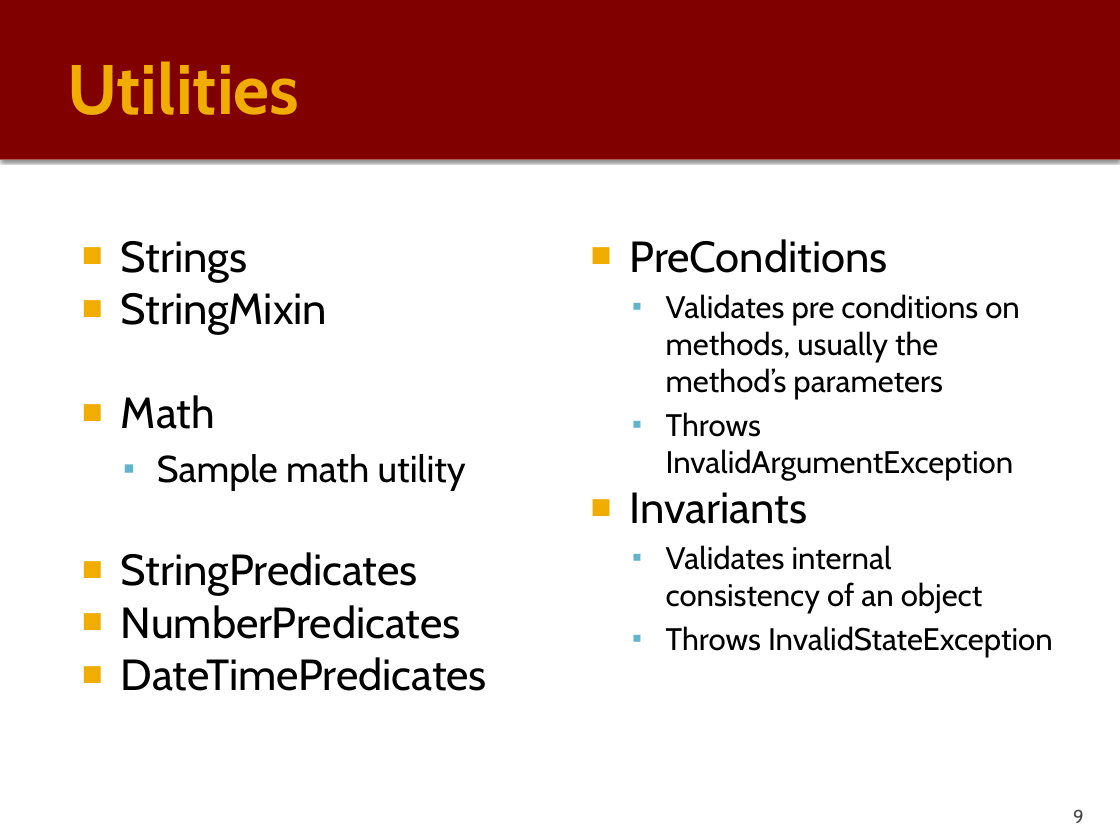
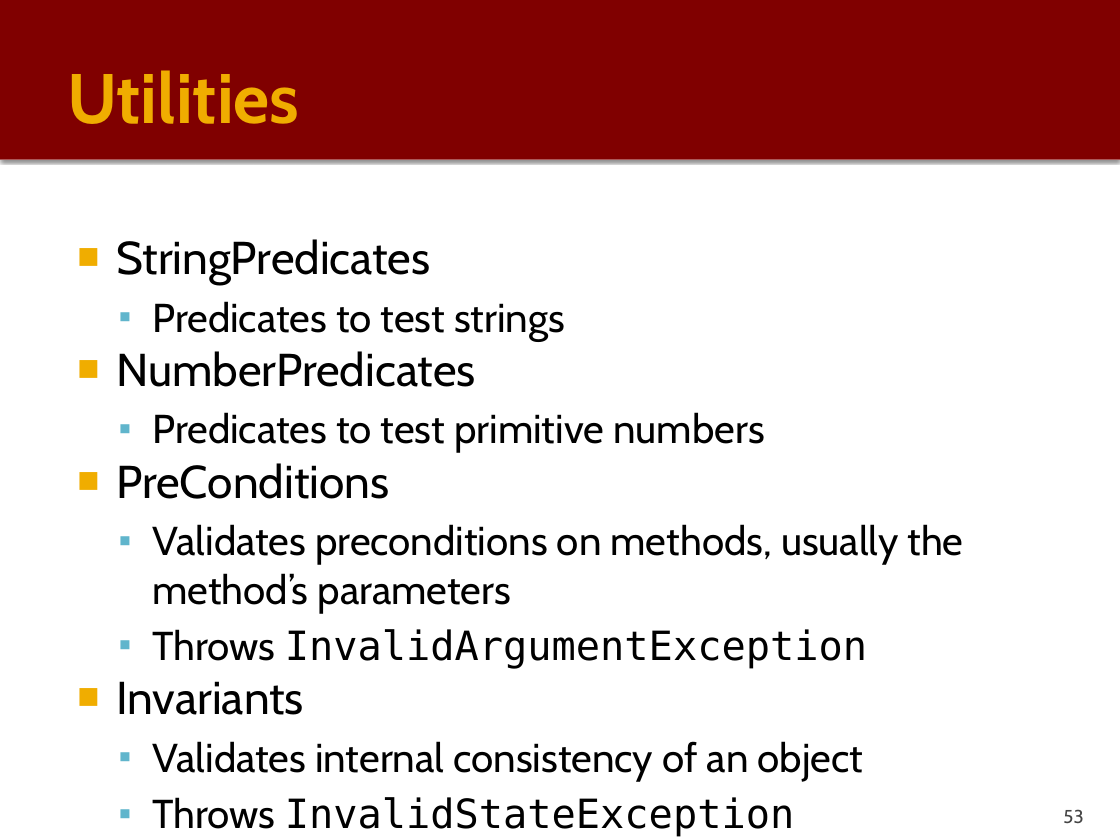
Before and after one commit to PauloGandraSousa/eapliframework, a slide deck: slide 53 of documentation/eapli.framework-Tech-Description.pptx (slide 9 before the commit). Drawn at 1120x840 pixels with LibreOffice and Linux fonts; fonts in the diff are those of the drawing. Boxes give left, top, right and bottom in pixels: in the first picture for what was removed or moved away, otherwise in the second. Text is boxed around its words. In the diff, an @@ line names an element or a change of style, - is before the commit and + after.

```diff
--- a/documentation/eapli.framework-Tech-Description.pptx
+++ b/documentation/eapli.framework-Tech-Description.pptx
@@ title "Utilities": place and size @@
-title "Utilities" at bbox=[67, 61, 299, 115]
+title "Utilities" at bbox=[67, 70, 299, 124]
@@ text "StringPredicates": place and size @@
-text "StringPredicates" at bbox=[630, 239, 1053, 657]
+text "StringPredicates" at bbox=[116, 239, 963, 781]
@@ text at bbox=[116, 239, 765, 453]: paragraphs added @@
+■ StringPredicates
+  ▪ Predicates to test strings
+■ NumberPredicates
+  ▪ Predicates to test primitive numbers
@@ text removed at bbox=[121, 241, 487, 691] @@
-■ Strings
-■ StringMixin
-■ Math
-  ▪ Sample math utility
-■ StringPredicates
-■ NumberPredicates
-■ DateTimePredicates
@@ text at bbox=[116, 463, 867, 781]: size 28 to 29.6 pt in "PreConditions", "Invariants"; size 20 to 25.9 pt in "Throws InvalidArgumentException", "Validates internal consistency of an object", "Throws InvalidStateException"; font Cabin to DejaVu Sans Mono in "InvalidArgumentException", "InvalidStateException"; more space between paragraphs @@
@@ text at bbox=[152, 524, 963, 613]: text changed; size 20 to 25.9 pt @@
-  ▪ Validates pre conditions on methods, usually the method’s parameters
+  ▪ Validates preconditions on methods, usually the method’s parameters
@@ page number at bbox=[1063, 809, 1083, 824]: text changed @@
-9
+53
```
Also in this commit, not shown: 18 other slides changed, 33 slides added, 8 slides removed, 1 other file.
